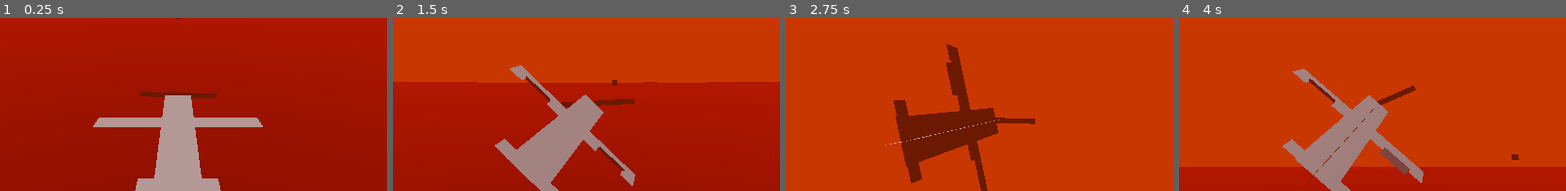
Above: before the commit, frames 1-4 (left to right).
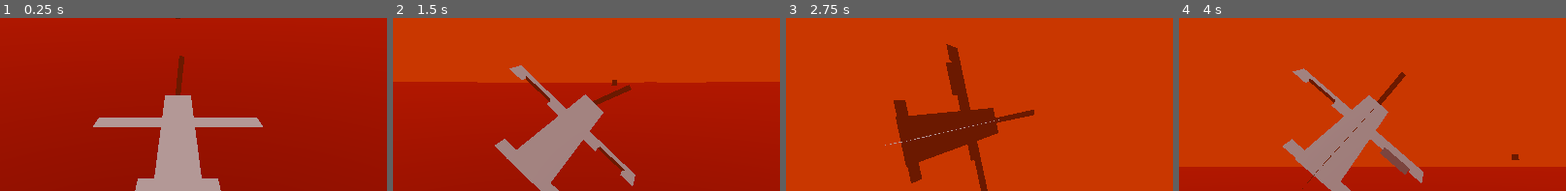
Above: after the commit, the same moments.

Repository: proximadams/Paper-Pilots
Game: Godot game, scene res://scenes/level.tscn
Same seed, same stepped clock (60 frames per second), same inputs: the game is played once before the commit and once after it.
Inputs:
- Up to frame 1 (0.25 s): no input
- Up to frame 2 (1.5 s): hold Right (move_right) 0.53-1.28 s; hold J (shoot) 0.53-1.28 s; hold Down (move_down) from 1.28 s (still down); tap J (shoot) at 1.35 s
- Up to frame 3 (2.75 s): release Down (move_down) at 2.03 s; hold Right (move_right) from 2.03 s (still down); hold J (shoot) from 2.03 s (still down)
- Up to frame 4 (4 s): release Right (move_right) at 2.78 s; release J (shoot) at 2.78 s; hold Up (move_up) 2.78-3.53 s; tap J (shoot) at 2.85 s; hold Left (move_left) from 3.53 s (still down); hold J (shoot) from 3.53 s (still down)
The pictures show only the part of the screen within x 27-77%, y 6-56%; the shares and areas given below are measured in that part.

The runs differ from the first frame. In frame 1, 0.8% of the frame differs, in the area x 35-57%, y 21-47%; in frame 2, 0.6%; in frame 3, 0.4%; in frame 4, 0.5%.

Commit message:
decouple move speed and propellor speed

Diff:
--- a/scripts/player.gd
+++ b/scripts/player.gd
@@ -1,9 +1,10 @@
 extends CharacterBody3D
 
-const ACCELERATION       : float = 100.0
-const MAX_PROPELLOR_SPEED: float = 20.0
-const SHOOT_DECCELERATION: float = 300.0
-const WING_DEGREES       : float = 45.0
+const MAX_PROPELLOR_SPEED   : float = 20.0
+const MOVE_ACCELERATION     : float = 100.0
+const PROPELLOR_ACCELERATION: float = 50.0
+const SHOOT_DECCELERATION   : float = 300.0
+const WING_DEGREES          : float = 45.0
 
 @export var leftMoveableWing : Node3D
 @export var rightMoveableWing: Node3D
@@ -27,7 +28,7 @@
 
 func handle_movement(delta: float) -> void:
 	var accdeccMult = _get_acceleration_decceleration_mult()
-	moveSpeed = max(0.0, moveSpeed + (accdeccMult * delta * ACCELERATION))
+	moveSpeed = max(0.0, moveSpeed + (accdeccMult * delta * MOVE_ACCELERATION))
 
 	velocity = Vector3(moveSpeed, moveSpeed, moveSpeed)
 	velocity *= delta * global_basis.z.normalized()
@@ -40,7 +41,7 @@
 
 func handle_spin_propellor(delta: float) -> void:
 	var accdeccMult = _get_acceleration_decceleration_mult()
-	propellorSpeed = max(0.0, min(MAX_PROPELLOR_SPEED, propellorSpeed + (accdeccMult * delta * ACCELERATION)))
+	propellorSpeed = max(0.0, min(MAX_PROPELLOR_SPEED, propellorSpeed + (accdeccMult * delta * PROPELLOR_ACCELERATION)))
 	propellor.rotation.z += delta * propellorSpeed
 
 func handle_input_wing_angles() -> void:
